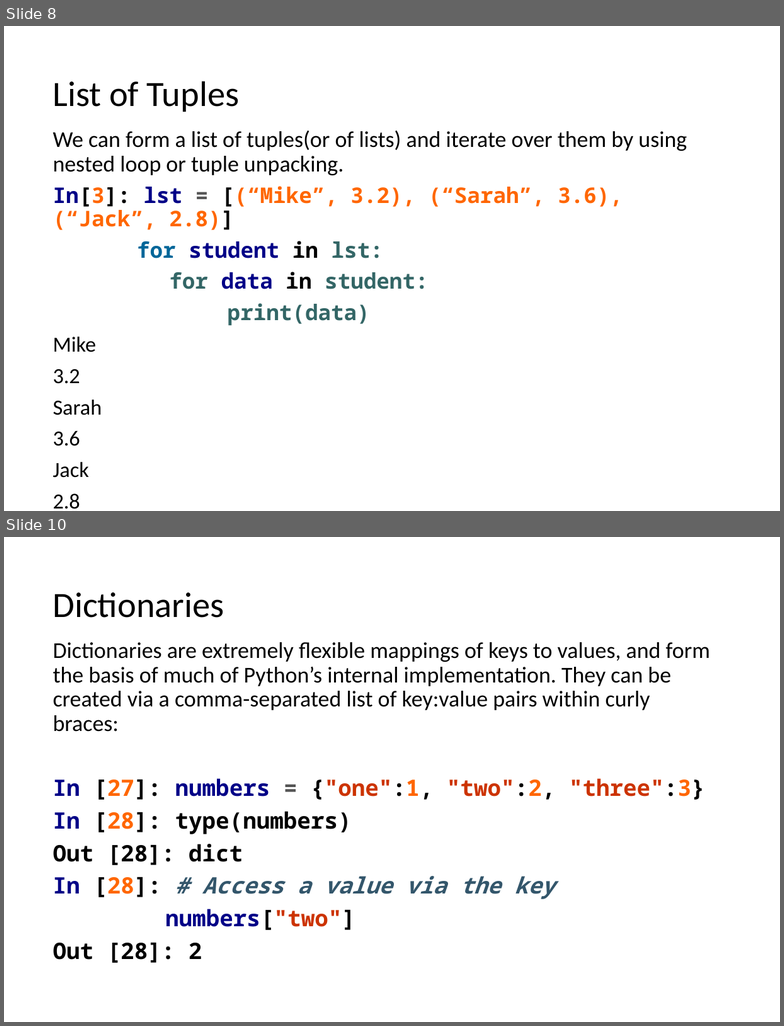
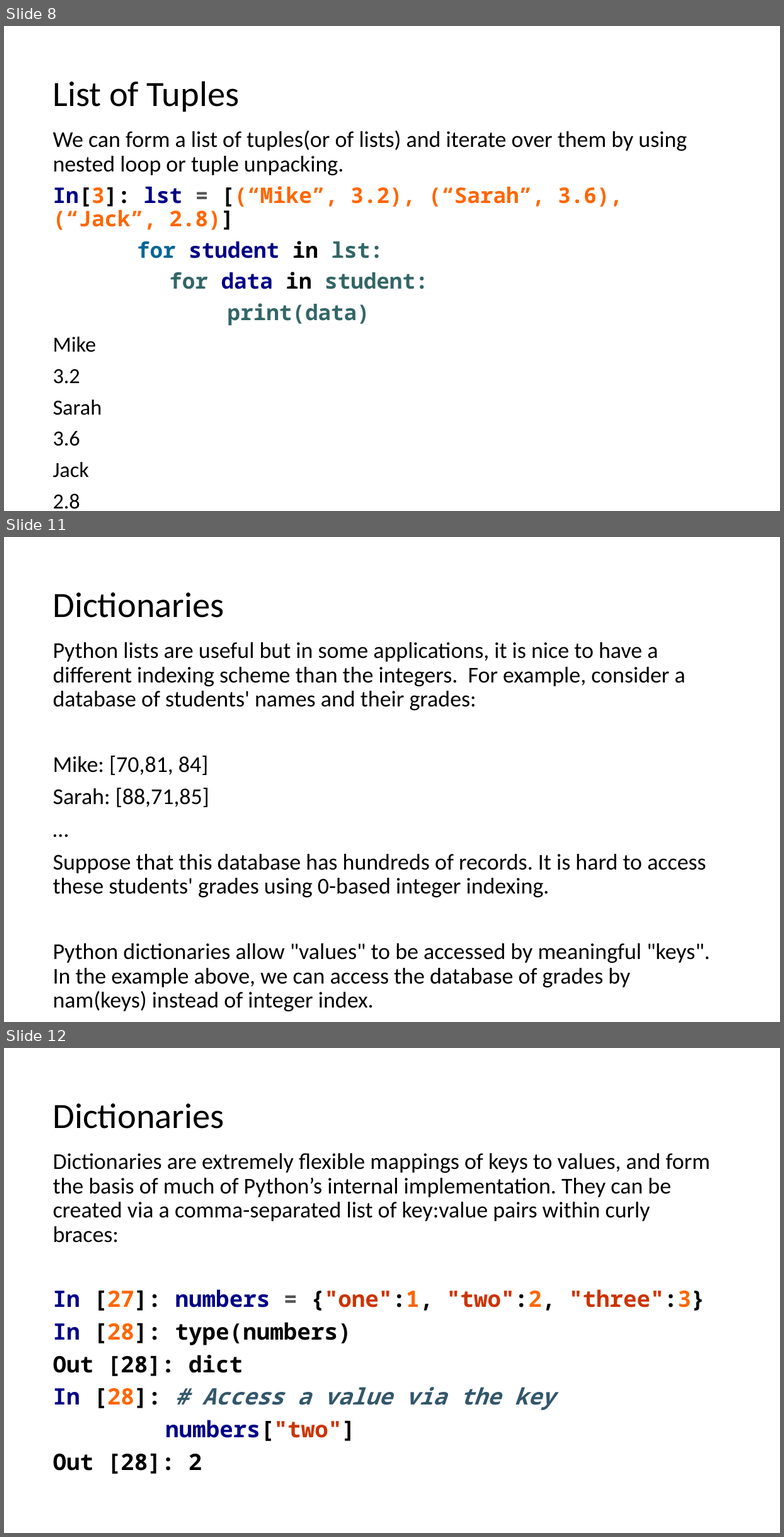
Before and after one commit to LongBaoNguyen/longbaonguyen.github.io, a slide deck: courses/apcsp/lect7.pptx. Shown one above the other, each under a label of ours: slides 8 and 10 before the commit, slides 8, 11 and 12 after it; the slides between them are not shown. The pictures are 784x1026 and 784x1537 pixels, drawn with LibreOffice and Linux fonts; fonts in the diff are those of the drawing. Boxes give left, top, right and bottom in pixels: in the first picture for what was removed or moved away, otherwise in the second. Text is boxed around its words. In the diff, an @@ line names an element or a change of style, - is before the commit and + after.

```diff
--- a/courses/apcsp/lect7.pptx
+++ b/courses/apcsp/lect7.pptx
@@ slide 11 added at (4,537,780,1022), background #FFFFFF @@
@@ title added at (53,592,224,618), 33 pt, text #000000 @@
+Dictionaries
@@ text added at (53,642,710,1011), 21 pt, text #000000 @@
+Python lists are useful but in some applications, it is nice to have a different indexing scheme than the integers. For example, consider a database of students' names and their grades:
+Mike: [70,81, 84]
+Sarah: [88,71,85]
+…
+Suppose that this database has hundreds of records. It is hard to access these students' grades using 0-based integer indexing.
+Python dictionaries allow "values" to be accessed by meaningful "keys". In the example above, we can access the database of grades by nam(keys) instead of integer index.
@@ what was slide 10 is now slide 12 @@
```
Also in this commit, not shown: 3 slides changed, 2 other slides added, 3 other files.
